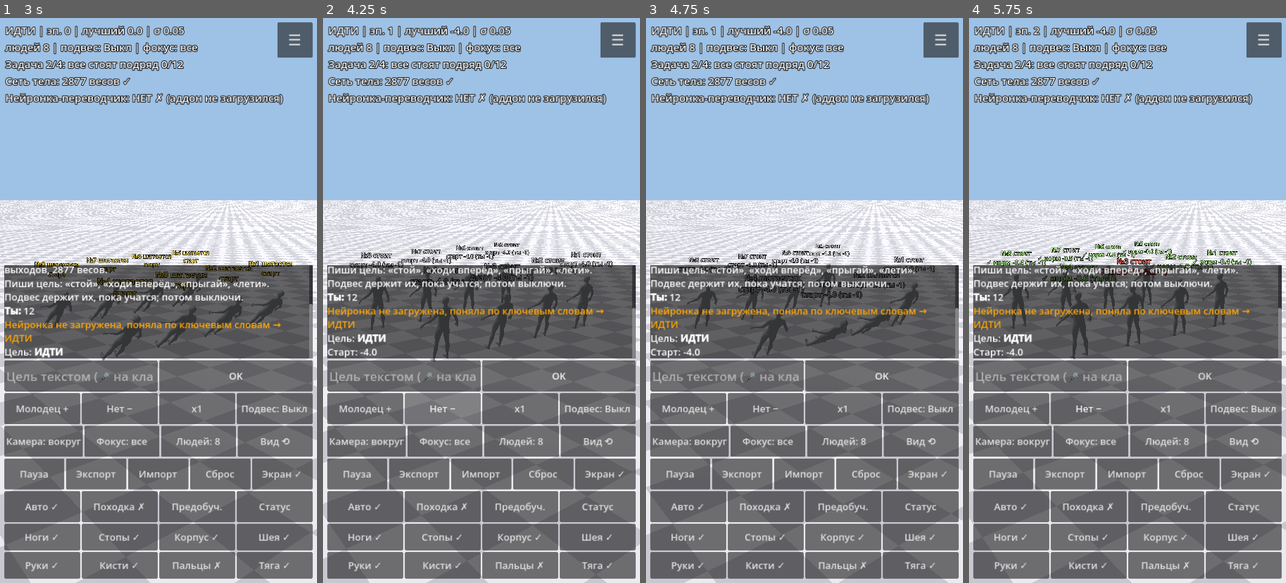
Above: before the commit, frames 1-4 (left to right).
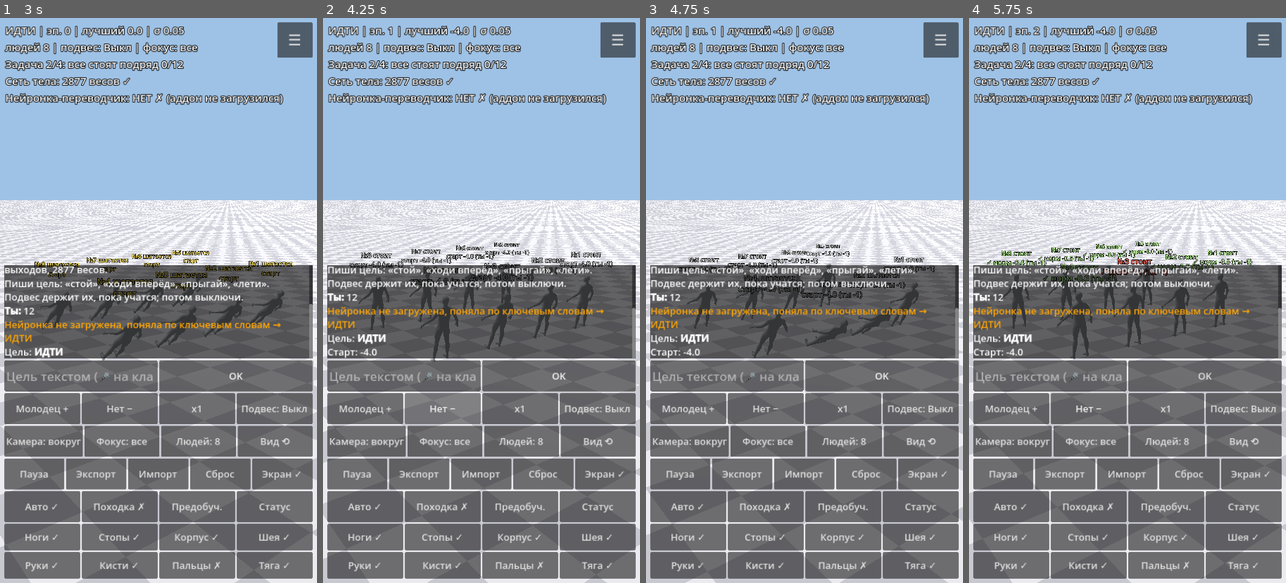
Above: after the commit, the same moments.

Repository: dmitriy2403iskan-star/Testung
Game: Godot game, scene res://sim.tscn
Same seed, same stepped clock (60 frames per second), same inputs: the game is played once before the commit and once after it.
Inputs (mouse positions are in pixels of both pictures, inside the frame that each line leads up to):
- Up to frame 1 (3 s): click (82, 373) at 0.52 s; type "12" at 0.6 s; click "OK" at 1.25 s; click "OK" at 2 s; move the mouse to (228, 272) at 2.77 s; hold D from 2.78 s (still down); hold E from 2.78 s (still down); click (228, 272) at 2.92 s
- Up to frame 2 (4.25 s): release D at 3.5 s; release E at 3.5 s; drag from (418, 328) to (465, 413) at 3.52 s
- Up to frame 3 (4.75 s): move the mouse to (836, 176) at 4.27 s; hold D from 4.28 s (still down); hold E from 4.28 s (still down)
- Up to frame 4 (5.75 s): release D at 5 s; release E at 5 s; drag from (1111, 413) to (1032, 215) at 5.02 s

Frame 1 is identical in both runs. In frame 2, 0.2% of the frame differs, in the area x 0-100%, y 32-100%; in frame 3, 0.9%; in frame 4, 2.3%.

Commit message:
Канал ругани: вход сети =1, когда тело упало
Co-Authored-By: Claude Sonnet 5.5 <noreply@anthropic.com>
Claude-Session: https://claude.ai/code/session_01Aur1z4pZbLjkyUEA4YEwcp

Diff:
--- a/agent.gd
+++ b/agent.gd
@@ -588,7 +588,8 @@
         x.append(0.0)
         x.append(0.0)
     x.append(_cmd_h() if sim.goal == "crouch" else 0.0)
-    x.append(0.0)
+    # канал «ругани»: 1, когда тело упало (наклон > ~53° или таз ниже 0.6 роста). Сеть может научиться на него реагировать
+    x.append(1.0 if (R.y.y < 0.6 or rb.global_position.y < 0.6 * h0) else 0.0)
     x.append(mood.x)
     x.append(mood.y)
     return x
